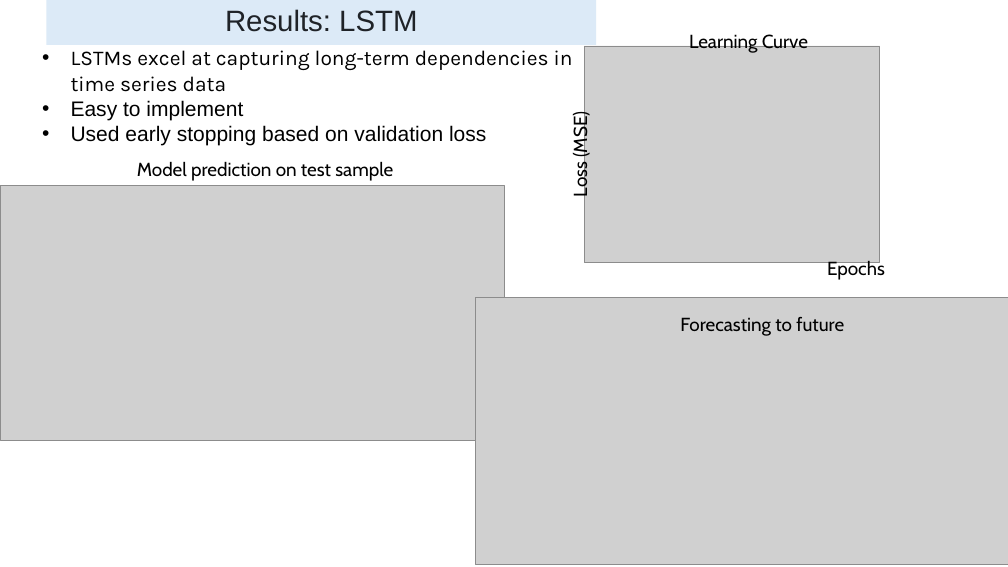
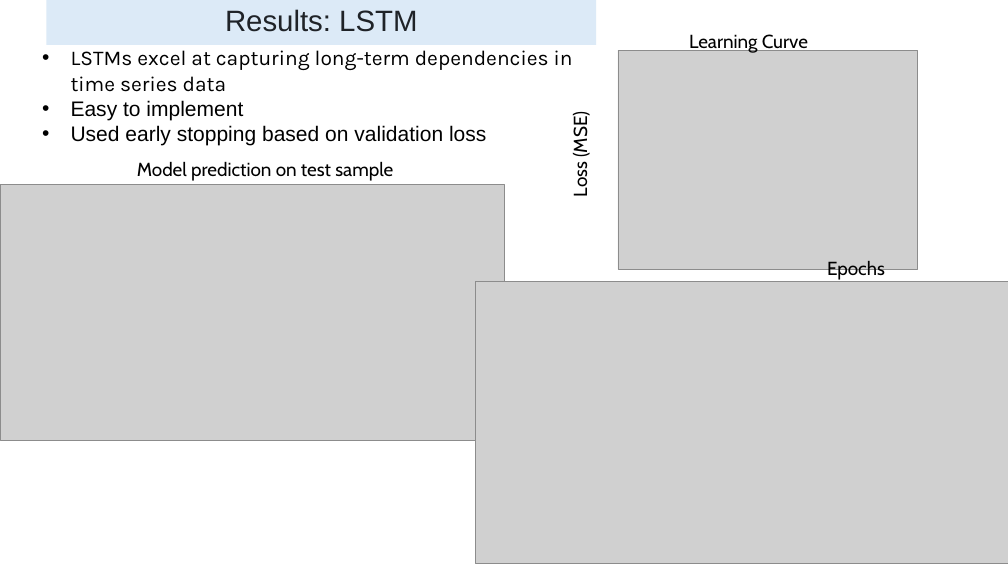
Before and after one commit to mariana-khach/Data_Science_projects, a slide deck: slide 5 of Clothing_sales_timeseries/Clothing_sales_timeseries_forecasting.pptx. Drawn at 1008x567 pixels with LibreOffice and Linux fonts; fonts in the diff are those of the drawing; grey boxes stand for pictures. Boxes give left, top, right and bottom in pixels: in the first picture for what was removed or moved away, otherwise in the second. Text is boxed around its words. In the diff, an @@ line names an element or a change of style, - is before the commit and + after.

```diff
--- a/Clothing_sales_timeseries/Clothing_sales_timeseries_forecasting.pptx
+++ b/Clothing_sales_timeseries/Clothing_sales_timeseries_forecasting.pptx
@@ picture: place and size @@
-picture at <box>585,46,880,263</box>
+picture at <box>618,50,917,269</box>
@@ picture: place and size @@
-picture at <box>476,297,1008,565</box>
+picture at <box>476,282,1008,564</box>
@@ text removed at <box>680,317,844,336</box> @@
-Forecasting to future
```
Also in this commit, not shown: 3 other slides changed, 9 other files.
